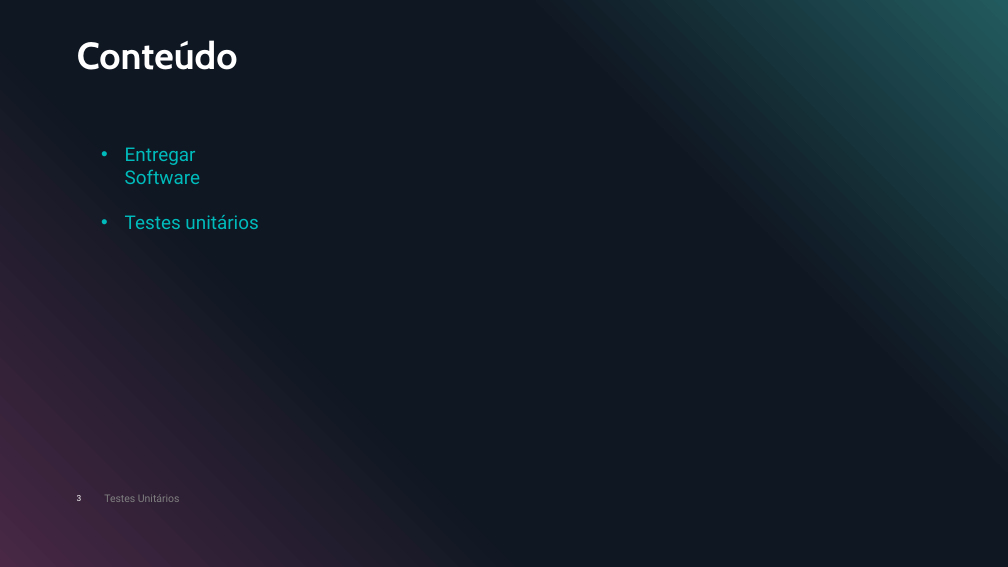
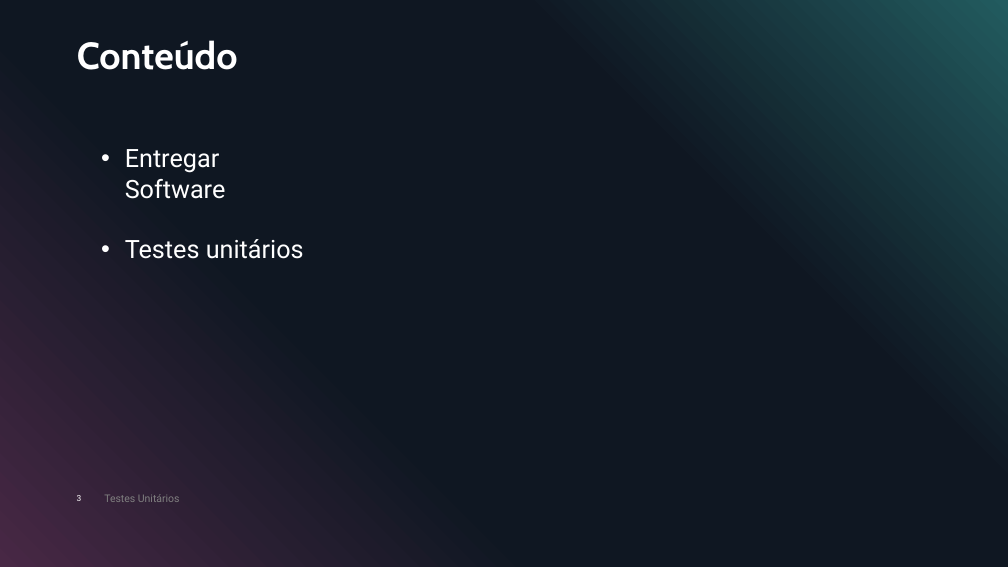
Before and after one commit to gelsongilmar/palestras, a slide deck: slide 3 of Teste Unitário/Porque criar testes unitários.pptx. Drawn at 1008x567 pixels with LibreOffice and Linux fonts; fonts in the diff are those of the drawing. Boxes give left, top, right and bottom in pixels: in the first picture for what was removed or moved away, otherwise in the second. Text is boxed around its words. In the diff, an @@ line names an element or a change of style, - is before the commit and + after.

```diff
--- a/Teste Unitário/Porque criar testes unitários.pptx
+++ b/Teste Unitário/Porque criar testes unitários.pptx
@@ text "Entregar Software" at [125, 149, 304, 259]: size 18 to 24 pt, text colour #00BBBB to #FFFFFF @@
```
Also in this commit, not shown: 6 other slides changed.
